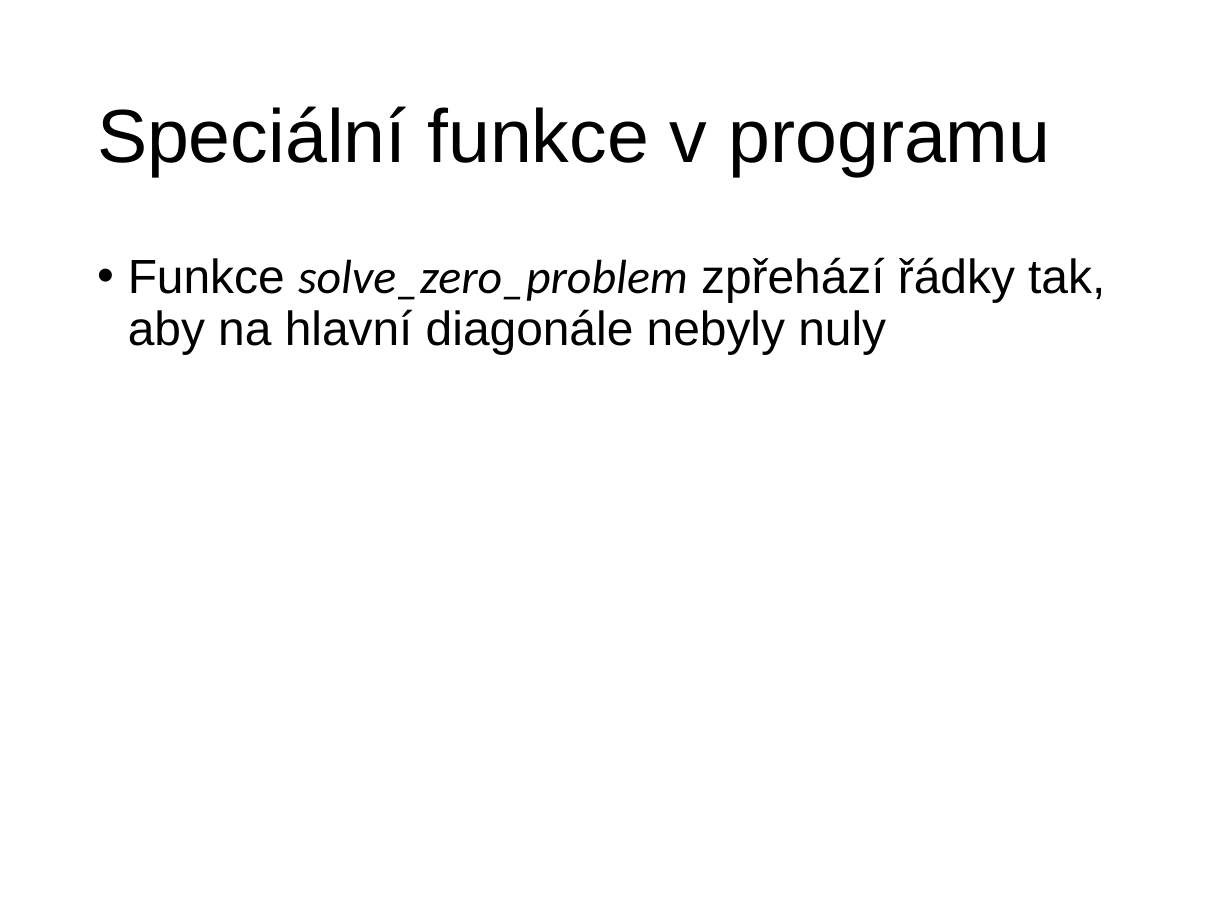
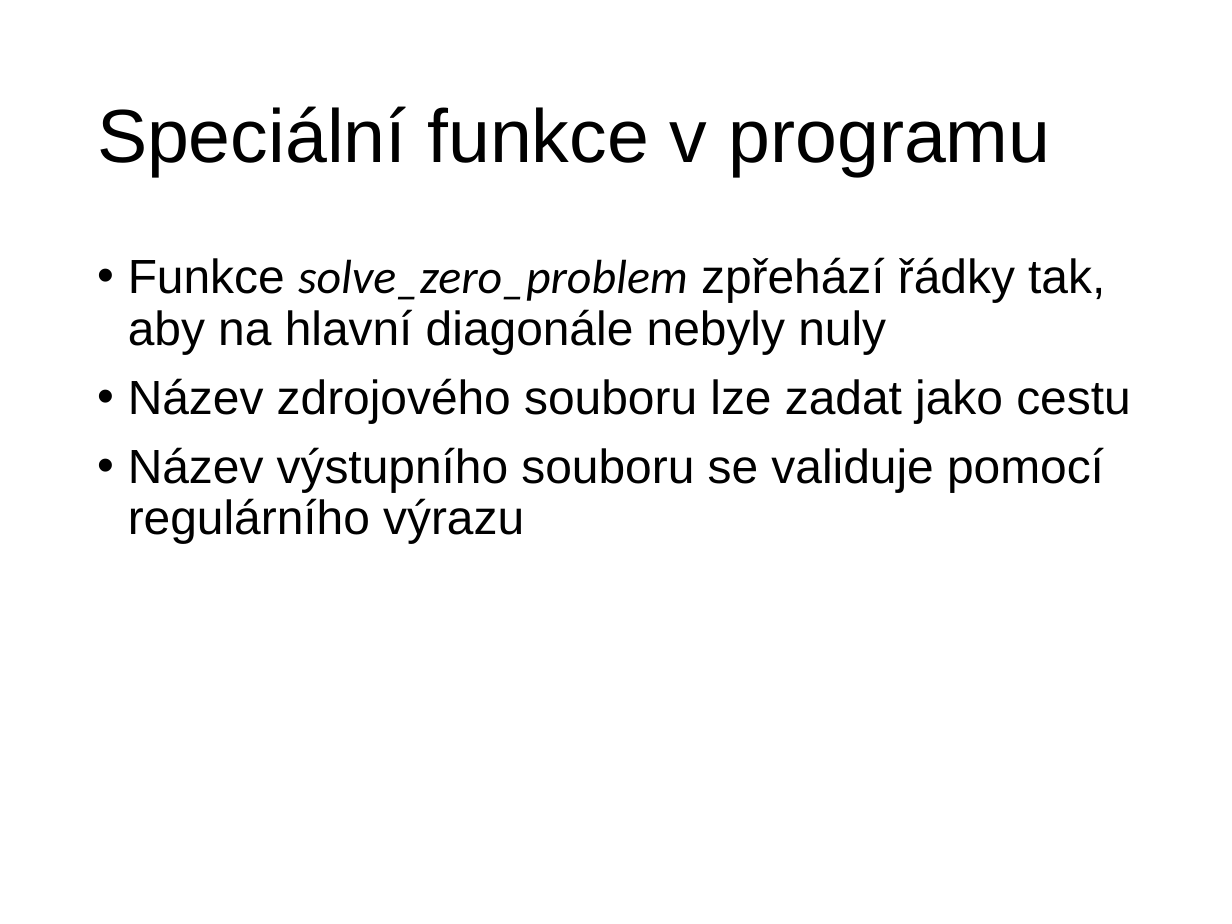
Before and after one commit to MichalKalita/matice, a slide deck: slide 4 of prezentace/prezentace.pptx (slide 2 before the commit). Drawn at 1232x924 pixels with LibreOffice and Linux fonts; fonts in the diff are those of the drawing. Boxes give left, top, right and bottom in pixels: in the first picture for what was removed or moved away, otherwise in the second. Text is boxed around its words. In the diff, an @@ line names an element or a change of style, - is before the commit and + after.

Commit message:
Presentation update

```diff
--- a/prezentace/prezentace.pptx
+++ b/prezentace/prezentace.pptx
@@ text at [128,378,1130,543]: paragraphs added @@
+• Název zdrojového souboru lze zadat jako cestu
+• Název výstupního souboru se validuje pomocí regulárního výrazu
```
Also in this commit, not shown: 1 other slide changed, 3 slides added.
